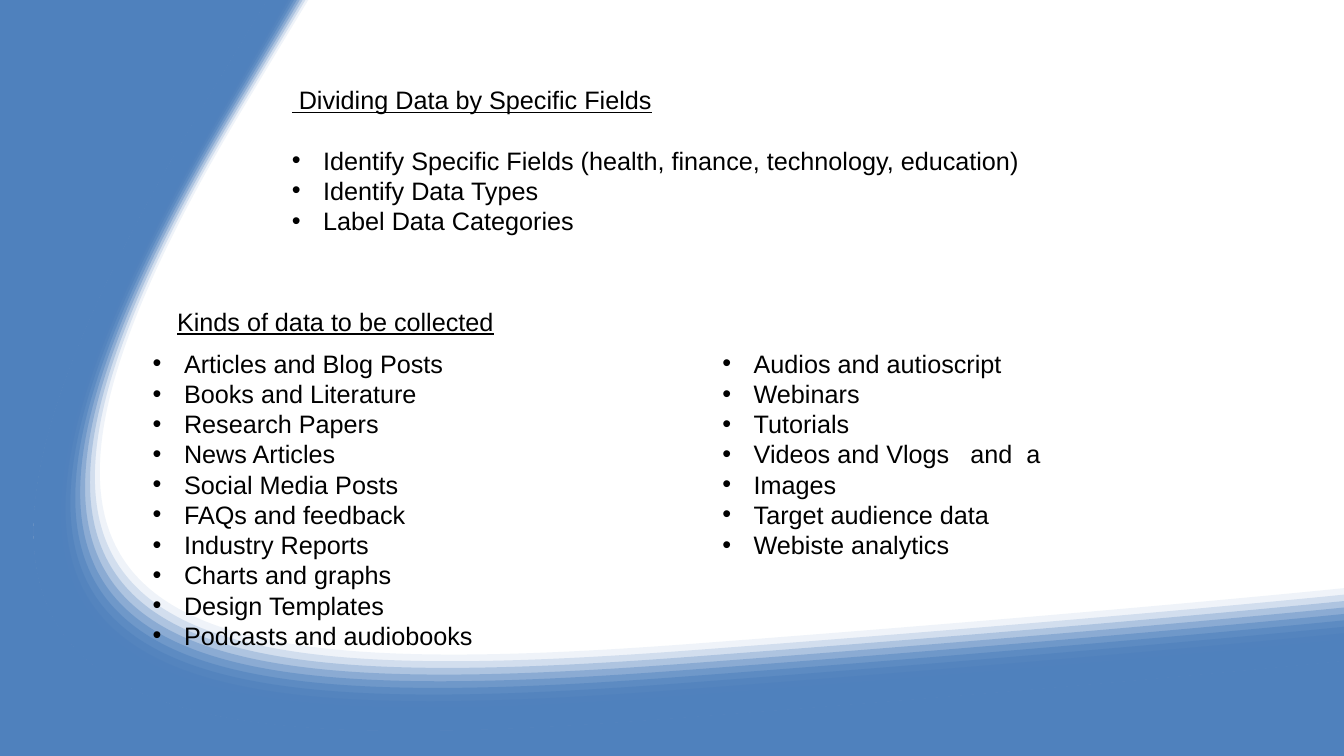
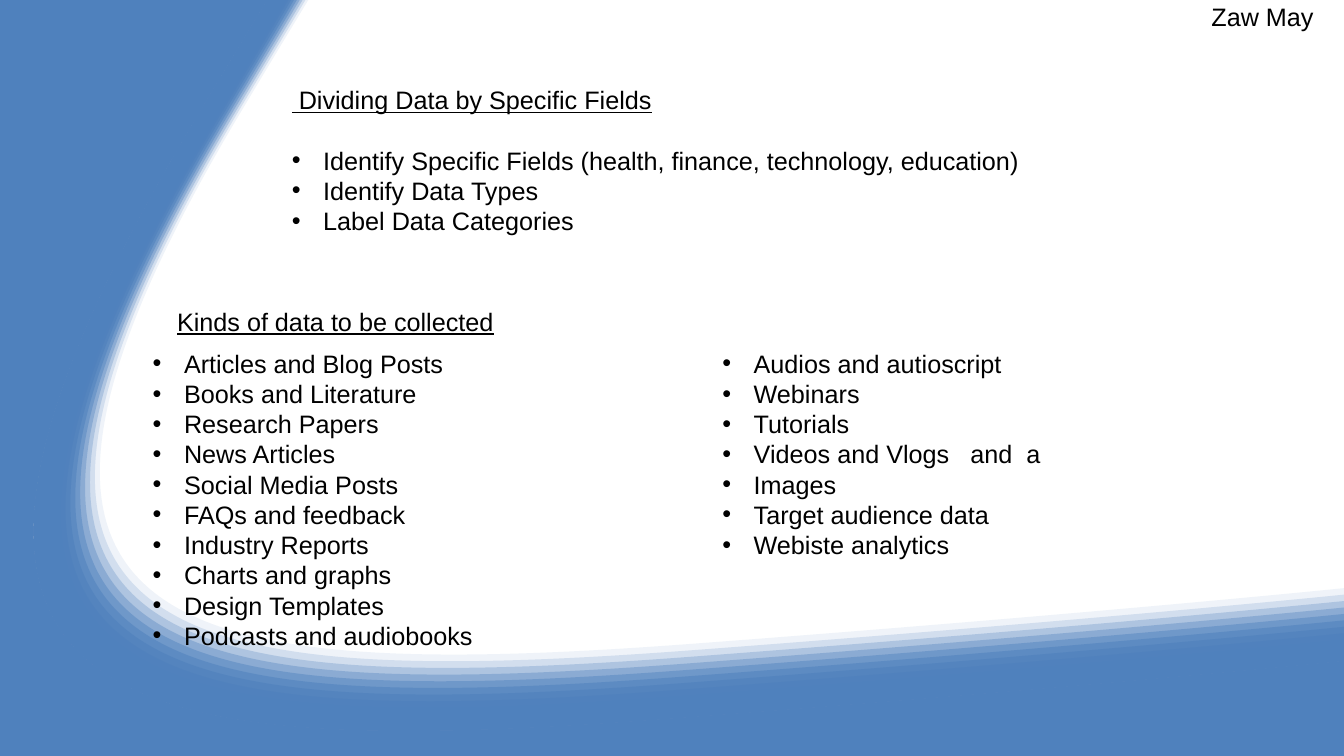
Before and after one commit to zaw-may/content-creation-chatbot, a slide deck: slide 2 of presentation files/AI Content Creation.pptx. Drawn at 1344x756 pixels with LibreOffice and Linux fonts; fonts in the diff are those of the drawing. Boxes give left, top, right and bottom in pixels: in the first picture for what was removed or moved away, otherwise in the second. Text is boxed around its words. In the diff, an @@ line names an element or a change of style, - is before the commit and + after.

```diff
--- a/presentation files/AI Content Creation.pptx
+++ b/presentation files/AI Content Creation.pptx
@@ text added at (1211,8,1314,31), 18 pt, text #000000 @@
+Zaw May
```
Also in this commit, not shown: 1 other slide changed.
